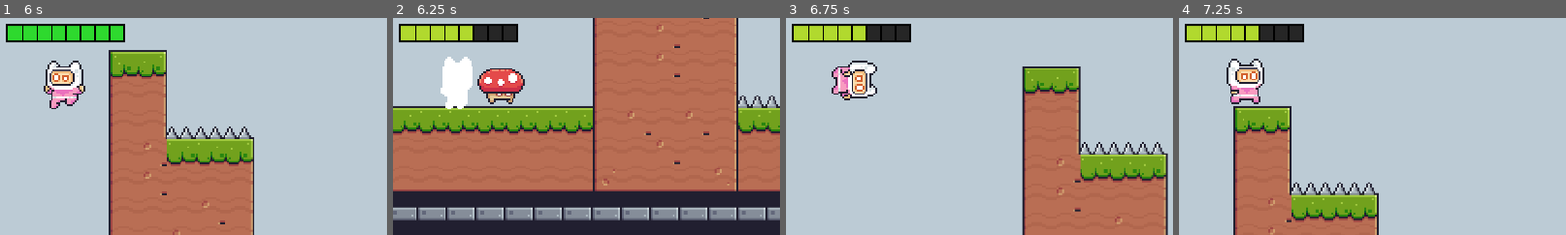
Above: before the commit, frames 1-4 (left to right).
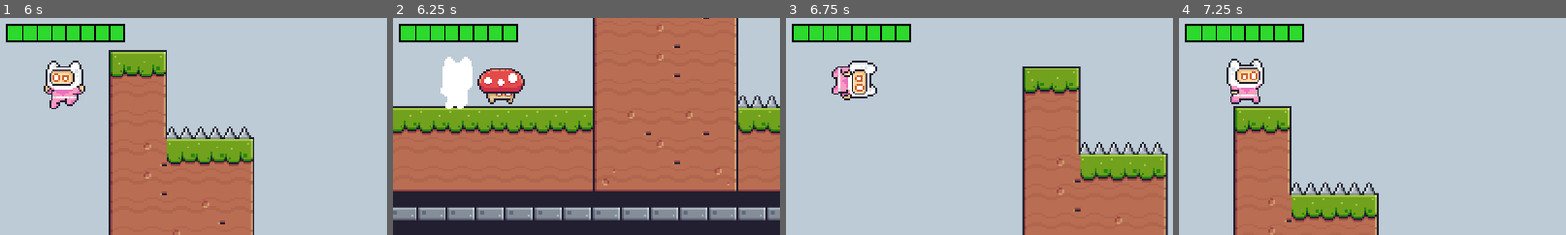
Above: after the commit, the same moments.

Repository: higginscameron/CSCI-4350-Project
Game: Godot game, scene res://scenes/main_menu_test.tscn
Two runs of this game, one before a commit and one after it. Both use one fixed random seed, a clock stepped at 60 frames per second and the inputs below. Sound files missing from this copy of the repository are replaced by a short silence.
Inputs:
- Up to frame 1 (6 s): click "Options" at 0.5 s; click "Start" at 1.25 s; hold D (move_right) 2.03-3.53 s; tap Space (jump) at 2.1, 2.27, 2.57, 2.85, 3.02, 3.32, 3.6, 4.35, 4.52, 4.82, 5.1, 5.27, 5.57, 5.85 s; hold A (move_left) 3.53-4.28 s; hold D (move_right) 4.28-5.78 s; hold A (move_left) from 5.78 s (still down)
- Up to frame 2 (6.25 s): keep holding A (move_left); tap Space (jump) at 6.02 s
- Up to frame 3 (6.75 s): tap Space (jump) at 6.32, 6.6 s; release A (move_left) at 6.53 s; hold D (move_right) from 6.53 s (still down)
- Up to frame 4 (7.25 s): keep holding D (move_right)
The pictures show only the part of the screen within x 42-91%, y 36-86%; the shares and areas given below are measured in that part.

Frame 1 is identical in both runs. In frame 2, 1.8% of the frame differs, in the area x 2-32%, y 3-11%; in frame 3, 1.8%; in frame 4, 1.8%.

Commit message:
Revert "Main menu cam updates"

Diff:
--- a/actors/enemies/bat/bat.gd
+++ b/actors/enemies/bat/bat.gd
@@ -7,7 +7,6 @@
 @export var horizontal_range: float = 64.0
 @export var vertical_range: float = 32.0
 @export var speed: float = 40.0
-
 ## Brief hover pause after reaching a waypoint before picking a new one.
 @export var retarget_pause: float = 0.4
 
@@ -16,12 +15,10 @@
 var _target: Vector2
 var _is_waiting = false
 
-
 func _ready() -> void:
 	add_to_group("enemies")
 	$AnimatedSprite2D.animation_finished.connect(_on_animation_finished)
 	$DetectionArea.body_entered.connect(_on_detection_area_body_entered)
-
 	_origin = global_position
 	_pick_new_target()
 	_play("flying")
@@ -33,14 +30,12 @@
 		return
 
 	var to_target = _target - global_position
-
 	if to_target.length() <= 2.0:
 		_wait_and_retarget()
 		return
 
 	velocity = to_target.normalized() * speed
 	move_and_slide()
-
 	$AnimatedSprite2D.flip_h = velocity.x < 0
 	_play("flying")
 
@@ -48,22 +43,15 @@
 func _wait_and_retarget() -> void:
 	_is_waiting = true
 	velocity = Vector2.ZERO
-
 	await get_tree().create_timer(retarget_pause).timeout
-
 	if is_dead or not is_inside_tree():
 		return
-
 	_pick_new_target()
 	_is_waiting = false
 
 
 func _pick_new_target() -> void:
-	var offset = Vector2(
-		randf_range(-horizontal_range, horizontal_range),
-		randf_range(-vertical_range, vertical_range)
-	)
-
+	var offset = Vector2(randf_range(-horizontal_range, horizontal_range), randf_range(-vertical_range, vertical_range))
 	_target = _origin + offset
 
 
@@ -90,12 +78,7 @@
 func _die(player: Node) -> void:
 	is_dead = true
 	velocity = Vector2.ZERO
-
 	$DetectionArea/CollisionShape2D.set_deferred("disabled", true)
 	$CollisionShape2D.set_deferred("disabled", true)
-
-	if player.has_method("play_stomp_sound"):
-		player.play_stomp_sound()
-
 	player.velocity.y = STOMP_BOUNCE
 	_play("hit")
--- a/actors/enemies/ghost/ghost.gd
+++ b/actors/enemies/ghost/ghost.gd
@@ -60,7 +60,6 @@
 	$CollisionShape2D.set_deferred("disabled", true)
 	$AnimatedSprite2D.play("desappear")
 	await $AnimatedSprite2D.animation_finished
-
 	if not is_dead:
 		$AnimatedSprite2D.visible = false
 
@@ -69,13 +68,10 @@
 	$AnimatedSprite2D.visible = true
 	$AnimatedSprite2D.play("appear")
 	await $AnimatedSprite2D.animation_finished
-
 	if is_dead:
 		return
-
 	$DetectionArea/CollisionShape2D.set_deferred("disabled", false)
 	$CollisionShape2D.set_deferred("disabled", false)
-
 	is_hidden = false
 	_play("idle")
 
@@ -103,14 +99,7 @@
 func _die(player: Node) -> void:
 	is_dead = true
 	velocity = Vector2.ZERO
-
 	$DetectionArea/CollisionShape2D.set_deferred("disabled", true)
 	$CollisionShape2D.set_deferred("disabled", true)
-
-	# Play the player's stomp sound
-	if player.has_method("play_stomp_sound"):
-		player.play_stomp_sound()
-
 	player.velocity.y = STOMP_BOUNCE
-
 	_play("hit")
--- a/actors/enemies/mushroom/mushroom.gd
+++ b/actors/enemies/mushroom/mushroom.gd
@@ -9,7 +9,6 @@
 @export var move_direction: float = -1.0
 
 var is_dead = false
-
 
 func _ready() -> void:
 	add_to_group("enemies")
@@ -42,9 +41,7 @@
 func _hazard_ahead() -> bool:
 	if not $HazardCheck.is_colliding():
 		return false
-
 	var collider = $HazardCheck.get_collider()
-
 	return collider != null and collider.is_in_group("hazards")
 
 
@@ -66,13 +63,8 @@
 func _die(player: Node) -> void:
 	is_dead = true
 	velocity = Vector2.ZERO
-
 	$DetectionArea/CollisionShape2D.set_deferred("disabled", true)
 	$CollisionShape2D.set_deferred("disabled", true)
-
-	if player.has_method("play_stomp_sound"):
-		player.play_stomp_sound()
-
 	player.velocity.y = STOMP_BOUNCE
 	_play("hit")
 
--- a/actors/enemies/plant/plant.gd
+++ b/actors/enemies/plant/plant.gd
@@ -12,7 +12,6 @@
 var player_in_range: Node = null
 var _fire_cooldown: float = 0.0
 var _bullet_fired_this_attack = false
-
 
 func _ready() -> void:
 	add_to_group("enemies")
@@ -32,19 +31,11 @@
 		_fire_cooldown -= delta
 
 	if player_in_range != null:
-		facing_direction = (
-			-1.0
-			if player_in_range.global_position.x < global_position.x
-			else 1.0
-		)
+		facing_direction = -1.0 if player_in_range.global_position.x < global_position.x else 1.0
 
 	$AnimatedSprite2D.flip_h = facing_direction > 0
 
-	if (
-		player_in_range != null
-		and _fire_cooldown <= 0.0
-		and $AnimatedSprite2D.animation != "attack"
-	):
+	if player_in_range != null and _fire_cooldown <= 0.0 and $AnimatedSprite2D.animation != "attack":
 		_attack()
 
 
@@ -55,11 +46,7 @@
 
 
 func _on_frame_changed() -> void:
-	if (
-		$AnimatedSprite2D.animation == "attack"
-		and $AnimatedSprite2D.frame == LAUNCH_FRAME
-		and not _bullet_fired_this_attack
-	):
+	if $AnimatedSprite2D.animation == "attack" and $AnimatedSprite2D.frame == LAUNCH_FRAME and not _bullet_fired_this_attack:
 		_bullet_fired_this_attack = true
 		_spawn_bullet()
 
@@ -67,10 +54,8 @@
 func _spawn_bullet() -> void:
 	if bullet_scene == null or player_in_range == null:
 		return
-
 	var bullet = bullet_scene.instantiate()
 	get_parent().add_child(bullet)
-
 	bullet.global_position = $Muzzle.global_position
 	bullet.direction = facing_direction
 
@@ -91,7 +76,6 @@
 func _on_detection_area_body_entered(body: Node) -> void:
 	if is_dead or not body.is_in_group("player"):
 		return
-
 	player_in_range = body
 
 
@@ -112,13 +96,8 @@
 	is_dead = true
 	player_in_range = null
 	velocity = Vector2.ZERO
-
 	$DetectionArea/CollisionShape2D.set_deferred("disabled", true)
 	$HitBox/CollisionShape2D.set_deferred("disabled", true)
 	$CollisionShape2D.set_deferred("disabled", true)
-
-	if player.has_method("play_stomp_sound"):
-		player.play_stomp_sound()
-
 	player.velocity.y = STOMP_BOUNCE
 	_play("hit")
--- a/actors/player/player.gd
+++ b/actors/player/player.gd
@@ -15,18 +15,11 @@
 
 @export var current_character: String = "Pink Man"
 
-@onready var walking_sfx: AudioStreamPlayer = $WalkingSFX
-@onready var jumping_sfx: AudioStreamPlayer = $JumpingSFX
-@onready var stomp_sfx: AudioStreamPlayer = $BiteTheCurbSFX
-@onready var death_sfx: AudioStreamPlayer = $DeathSFX
-@onready var hurt_sfx: AudioStreamPlayer = $HurtSFX
-
-var health = 3
+var health = 20000
 var is_hit = false
 var jump_count = 0
 var is_dying = false
 var is_wall_sliding = false
-
 
 func _ready() -> void:
 	add_to_group("player")
@@ -37,7 +30,7 @@
 func _physics_process(delta: float) -> void:
 	var is_touching_wall = is_on_wall()
 
-	# Update wall slide state.
+	# Update wall slide state
 	if is_on_floor():
 		jump_count = 0
 		is_wall_sliding = false
@@ -46,61 +39,38 @@
 	else:
 		is_wall_sliding = false
 
-	# Apply gravity.
+	# Apply gravity (reduced on wall slide)
 	if is_wall_sliding:
 		velocity.y += WALL_SLIDE_GRAVITY * delta
 	else:
 		velocity.y += GRAVITY * delta
 
-	# Handle jumping.
+	# Handle jumping
 	if Input.is_action_just_pressed("jump"):
 		if is_on_floor():
+			# Ground jump
 			velocity.y = JUMP_VELOCITY
 			jump_count += 1
-			jumping_sfx.play()
-
 		elif is_touching_wall and not is_on_floor():
+			# Wall jump: push away from wall
 			velocity.y = JUMP_VELOCITY
-
 			var wall_normal = get_wall_normal()
 			velocity.x = wall_normal.x * SPEED
-
 			jump_count = 0
 			_play("wall_jump")
-			jumping_sfx.play()
-
 		elif jump_count < MAX_JUMPS:
+			# Air/double jump
 			velocity.y = JUMP_VELOCITY
 			jump_count += 1
-			jumping_sfx.play()
 
 	var direction = Input.get_axis("move_left", "move_right")
-
 	if direction != 0:
 		velocity.x = direction * SPEED
 	else:
 		velocity.x = move_toward(velocity.x, 0, SPEED)
 
 	move_and_slide()
-
-	_update_walking_sound(direction)
 	_update_animation(direction)
-
-
-func _update_walking_sound(direction: float) -> void:
-	var is_running := (
-		is_on_floor()
-		and direction != 0
-		and not is_hit
-		and not is_dying
-	)
-
-	if is_running:
-		if not walking_sfx.playing:
-			walking_sfx.play()
-	else:
-		if walking_sfx.playing:
-			walking_sfx.stop()
 
 
 func _update_animation(direction: float) -> void:
@@ -110,7 +80,7 @@
 	if direction != 0:
 		$AnimatedSprite2D.flip_h = direction < 0
 
-	# Protect the wall-jump animation while moving upward.
+	# Only protect wall_jump animation while moving upward
 	if $AnimatedSprite2D.animation == "wall_jump" and velocity.y < 0:
 		return
 
@@ -136,7 +106,6 @@
 	if not CHARACTER_FRAMES.has(character_name):
 		push_warning("Unknown character: %s" % character_name)
 		return
-
 	current_character = character_name
 	$AnimatedSprite2D.sprite_frames = CHARACTER_FRAMES[character_name]
 	$AnimatedSprite2D.play("idle")
@@ -147,33 +116,15 @@
 		return
 
 	health -= amount
-
-	# Use the death sound instead of the hurt sound on the final hit.
+	is_hit = true
+	$AnimatedSprite2D.play("hit")
 	if health <= 0:
 		die()
-		return
-
-	is_hit = true
-	walking_sfx.stop()
-
-	# Restart the hurt sound cleanly if the player is hit again quickly.
-	if hurt_sfx.playing:
-		hurt_sfx.stop()
-
-	hurt_sfx.play()
-	$AnimatedSprite2D.play("hit")
 
 
 func _on_animation_finished() -> void:
-	if $AnimatedSprite2D.animation == "hit" and not is_dying:
+	if $AnimatedSprite2D.animation == "hit":
 		is_hit = false
-
-
-func play_stomp_sound() -> void:
-	if stomp_sfx.playing:
-		stomp_sfx.stop()
-
-	stomp_sfx.play()
 
 
 func die() -> void:
@@ -181,55 +132,22 @@
 		return
 
 	is_dying = true
-	is_hit = true
-
-	walking_sfx.stop()
-	jumping_sfx.stop()
-	stomp_sfx.stop()
-	hurt_sfx.stop()
-
-	death_sfx.play()
-
 	$AnimatedSprite2D.play("hit")
 	velocity = Vector2.ZERO
 	set_physics_process(false)
 
 	var tween = create_tween()
-
-	tween.tween_property(
-		self,
-		"modulate",
-		Color(1, 0.35, 0.35, 0.5),
-		0.2
+	tween.tween_property(self, "modulate", Color(1, 0.35, 0.35, 0.5), 0.2)
+	tween.tween_property(self, "modulate", Color(1, 1, 1, 0.1), 0.15)
+	tween.tween_callback(func():
+		modulate = Color(1, 1, 1, 1)
+		$AnimatedSprite2D.modulate = Color(1, 1, 1, 1)
 	)
-
-	tween.tween_property(
-		self,
-		"modulate",
-		Color(1, 1, 1, 0.1),
-		0.15
-	)
-
-	tween.tween_callback(
-		func():
-			modulate = Color(1, 1, 1, 1)
-			$AnimatedSprite2D.modulate = Color(1, 1, 1, 1)
-	)
-
 	$AnimatedSprite2D.modulate = Color(1, 1, 1, 1)
-
 	await get_tree().create_timer(0.35).timeout
-
 	$AnimatedSprite2D.modulate = Color(1.4, 1.4, 1.4, 1.0)
-
 	await get_tree().create_timer(0.08).timeout
-
 	$AnimatedSprite2D.modulate = Color(1, 1, 1, 1)
-
 	await get_tree().create_timer(0.2).timeout
 
-	# Let the death sound finish before reloading.
-	if death_sfx.playing:
-		await death_sfx.finished
-
 	get_tree().reload_current_scene()
--- a/scenes/MainMenu.gd
+++ b/scenes/MainMenu.gd
@@ -1,15 +1,15 @@
 extends Control
 
 func _ready():
-	$Center/Panel/MenuVBox/Start.pressed.connect(_on_Start_pressed)
-	$Center/Panel/MenuVBox/Options.pressed.connect(_on_Options_pressed)
-	$Center/Panel/MenuVBox/Quit.pressed.connect(_on_Quit_pressed)
+    $Center/Panel/MenuVBox/Start.pressed.connect(_on_Start_pressed)
+    $Center/Panel/MenuVBox/Options.pressed.connect(_on_Options_pressed)
+    $Center/Panel/MenuVBox/Quit.pressed.connect(_on_Quit_pressed)
 
 func _on_Start_pressed():
-	get_tree().change_scene_to_file("res://scenes/level_1.tscn")
+    get_tree().change_scene_to_file("res://scenes/level_1.tscn")
 
 func _on_Options_pressed():
-	print("Options pressed")
+    print("Options pressed")
 
 func _on_Quit_pressed():
-	get_tree().quit()
+    get_tree().quit()
--- a/scenes/level_1.tscn
+++ b/scenes/level_1.tscn
@@ -5,14 +5,9 @@
 [ext_resource type="PackedScene" uid="uid://bs87mqtpc7ufg" path="res://actors/player/player.tscn" id="3_rus8k"]
 [ext_resource type="PackedScene" uid="uid://bwhnogy2vjr5a" path="res://actors/player/health/health_bar.tscn" id="4_4nkto"]
 [ext_resource type="Script" uid="uid://sg35pbwlo4ix" path="res://scenes/pause.gd" id="4_5xbjy"]
-[ext_resource type="AudioStream" uid="uid://ch6l5jidh8w0l" path="res://audio/squidward-walking-sound.mp3" id="5_so66j"]
 [ext_resource type="PackedScene" path="res://actors/traps/spikes.tscn" id="6_fcfvj"]
-[ext_resource type="PackedScene" uid="uid://gli5nttuh6g6" path="res://actors/traps/saw.tscn" id="6_pa8r4"]
-[ext_resource type="AudioStream" uid="uid://daaufb2yv6onp" path="res://audio/maro-jump-sound-effect_1.mp3" id="6_tr1x6"]
-[ext_resource type="AudioStream" uid="uid://bm15s0iog30nq" path="res://audio/slap-oh_LGvkhyt.mp3" id="7_d5akn"]
+[ext_resource type="PackedScene" path="res://actors/traps/saw.tscn" id="6_pa8r4"]
 [ext_resource type="Texture2D" uid="uid://decso2xd45w4n" path="res://assets/Menu/Buttons/Restart.png" id="8_go7sj"]
-[ext_resource type="AudioStream" uid="uid://cc101nes4k4d7" path="res://audio/you-are-trash.mp3" id="8_tr1x6"]
-[ext_resource type="AudioStream" uid="uid://bosa6r0fkvqf0" path="res://audio/my neck bro.mp3" id="9_d5akn"]
 [ext_resource type="AudioStream" uid="uid://dlq8rqravocnr" path="res://audio/LEGO Ninjago Overture (Original Score).mp3" id="10_music"]
 [ext_resource type="Texture2D" uid="uid://caj1enip18510" path="res://scenes/Background/Pause_Menu1.png" id="10_pausebg"]
 [ext_resource type="Texture2D" uid="uid://dn6je6th7mrkx" path="res://assets/Menu/Buttons/Play.png" id="10_playicon"]
@@ -345,26 +340,6 @@
 [node name="Camera2D" type="Camera2D" parent="Player" unique_id=375050667]
 zoom = Vector2(4.5, 4.5)
 
-[node name="WalkingSFX" type="AudioStreamPlayer" parent="Player" unique_id=402454430]
-stream = ExtResource("5_so66j")
-volume_db = 8.0
-
-[node name="JumpingSFX" type="AudioStreamPlayer" parent="Player" unique_id=1596846668]
-stream = ExtResource("6_tr1x6")
-volume_db = -18.0
-
-[node name="BiteTheCurbSFX" type="AudioStreamPlayer" parent="Player" unique_id=518133860]
-stream = ExtResource("7_d5akn")
-volume_db = 14.957
-
-[node name="DeathSFX" type="AudioStreamPlayer" parent="Player" unique_id=1040355828]
-stream = ExtResource("8_tr1x6")
-volume_db = 5.168
-
-[node name="HurtSFX" type="AudioStreamPlayer" parent="Player" unique_id=1828498080]
-stream = ExtResource("9_d5akn")
-volume_db = 6.46
-
 [node name="Mushroom" parent="." unique_id=714549181 instance=ExtResource("12_mushroom")]
 position = Vector2(300, 990)
 
--- a/scenes/main_menu_test.tscn
+++ b/scenes/main_menu_test.tscn
@@ -2,7 +2,6 @@
 
 [ext_resource type="Script" uid="uid://u5n6jin41614" path="res://scenes/MainMenu.gd" id="1"]
 [ext_resource type="Texture2D" uid="uid://bg3l1v75y4371" path="res://assets/Menu/Main Menu.png" id="2_brfhc"]
-[ext_resource type="AudioStream" uid="uid://dsumgocyigan3" path="res://audio/fairy-tail-ost-battle-epic-music-mix-ihl-50-k.mp3" id="3_vscqr"]
 
 [sub_resource type="StyleBoxFlat" id="StyleBoxFlat_vscqr"]
 bg_color = Color(0.004019165, 0.004019165, 0.004019165, 0)
@@ -125,12 +124,3 @@
 theme_override_font_sizes/font_size = 32
 theme_override_styles/normal = SubResource("StyleBoxFlat_wlbmf")
 text = "Quit"
-
-[node name="AnimatedSprite2D" type="AnimatedSprite2D" parent="." unique_id=556907136]
-
-[node name="AudioStreamPlayer" type="AudioStreamPlayer" parent="." unique_id=1597021750]
-stream = ExtResource("3_vscqr")
-volume_db = -15.0
-autoplay = true
-mix_target = 1
-parameters/looping = true
Not shown, removed: audio/Thinking Music.mp3.import
Not shown, removed: audio/fairy-tail-ost-battle-epic-music-mix-ihl-50-k.mp3.import
Not shown, removed: audio/maro-jump-sound-effect_1.mp3.import
Not shown, removed: audio/my neck bro.mp3.import
Not shown, removed: audio/oh-im-hurt.mp3.import
Not shown, removed: audio/slap-oh_LGvkhyt.mp3.import
Not shown, removed: audio/squidward-walking-sound.mp3.import
Not shown, removed: audio/you-are-trash.mp3.import
Not shown, removed: audio/Thinking Music.mp3
Not shown, removed: audio/fairy-tail-ost-battle-epic-music-mix-ihl-50-k.mp3
Not shown, removed: audio/maro-jump-sound-effect_1.mp3
Not shown, removed: audio/my neck bro.mp3
(and 4 more such lines)
